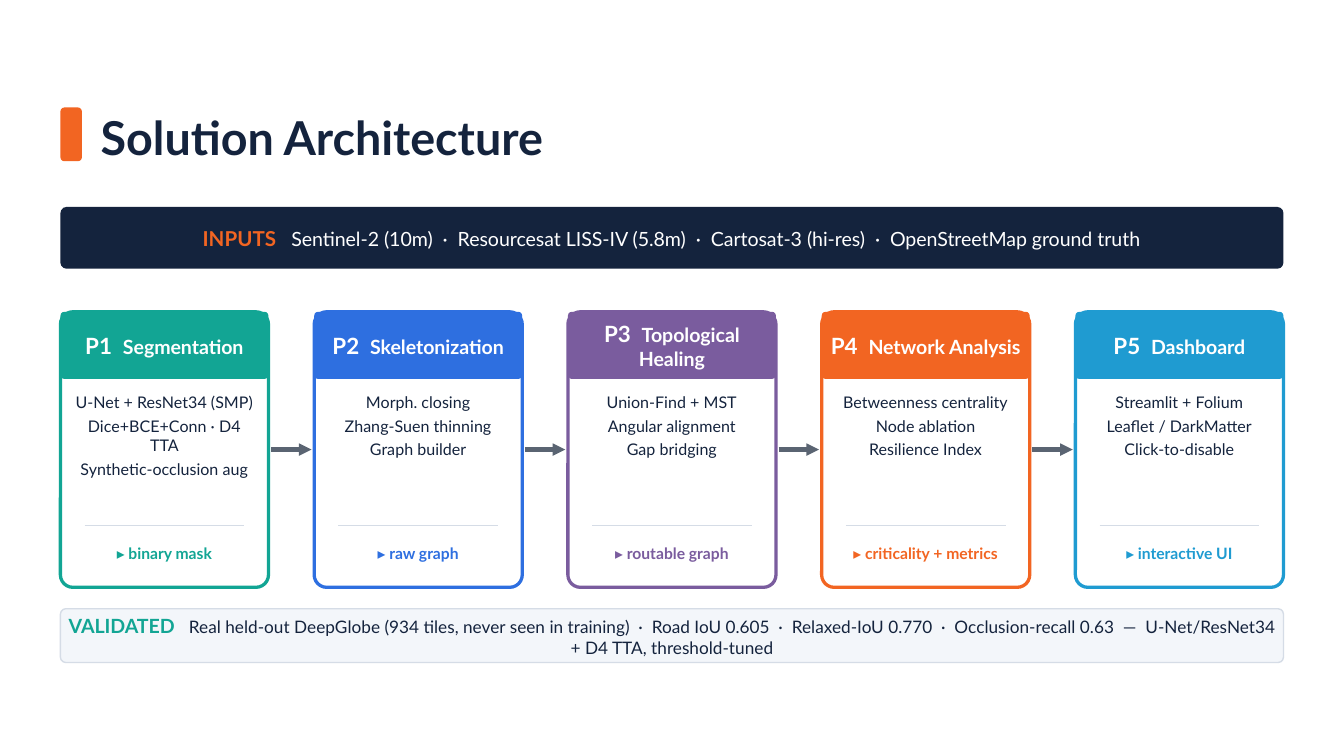
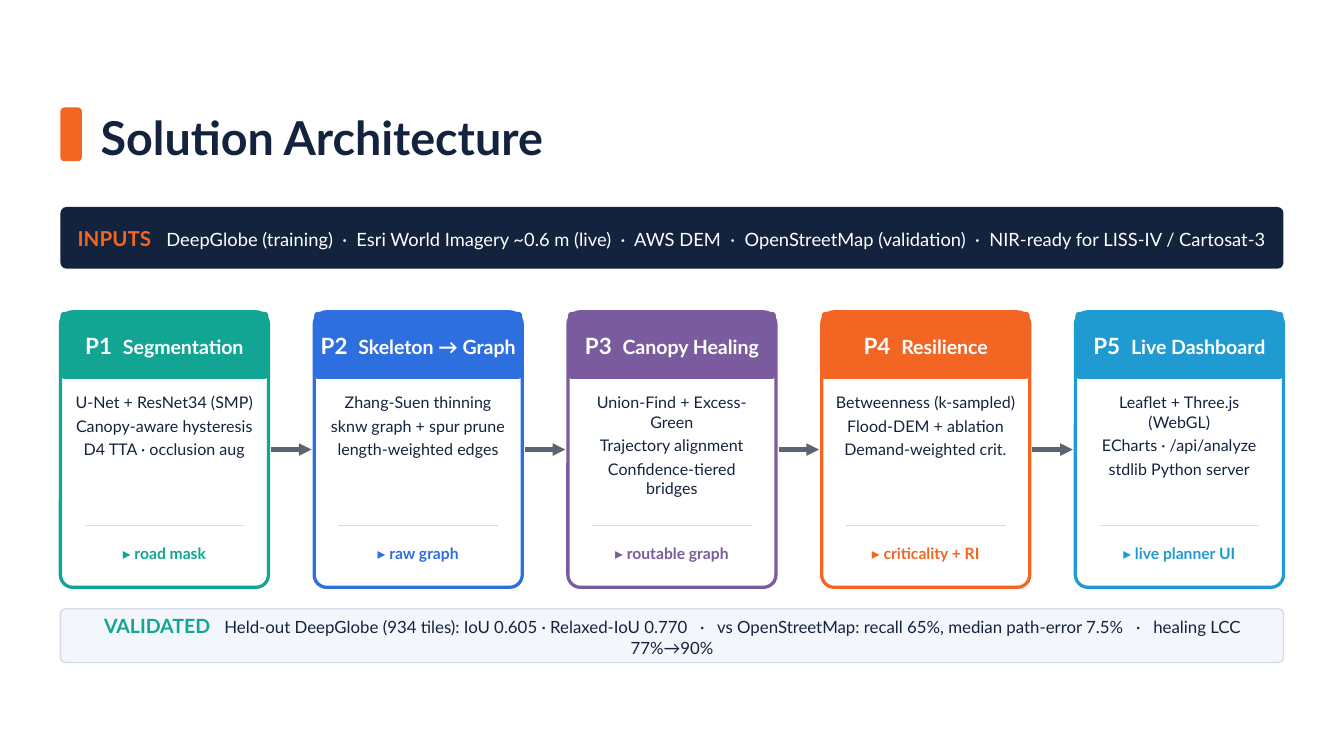
Before and after one commit to Viswas-R-Bhat/route-resilience, a slide deck: slide 7 of Escape_the_Matrix_ISRO_BAH_2026_PS4_Idea_Submission.pptx. Drawn at 1344x756 pixels with LibreOffice and Linux fonts; fonts in the diff are those of the drawing; background and template pictures are left out. Boxes give left, top, right and bottom in pixels: in the first picture for what was removed or moved away, otherwise in the second. Text is boxed around its words. In the diff, an @@ line names an element or a change of style, - is before the commit and + after.

```diff
--- a/Escape_the_Matrix_ISRO_BAH_2026_PS4_Idea_Submission.pptx
+++ b/Escape_the_Matrix_ISRO_BAH_2026_PS4_Idea_Submission.pptx
@@ text in rounded rectangle at (78, 231, 1265, 250): text changed; size 10.5 to 9.8 pt @@
-INPUTS Sentinel-2 (10m) · Resourcesat LISS-IV (5.8m) · Cartosat-3 (hi-res) · OpenStreetMap ground truth
+INPUTS DeepGlobe (training) · Esri World Imagery ~0.6 m (live) · AWS DEM · OpenStreetMap (validation) · NIR-ready for LISS-IV / Cartosat-3
@@ text in rounded rectangle at (321, 337, 516, 358): text changed @@
-P2 Skeletonization
+P2 Skeleton → Graph
@@ text in rounded rectangle at (585, 337, 759, 358): text changed @@
-P3 Topological Healing
+P3 Canopy Healing
@@ text in rounded rectangle at (864, 337, 988, 354): text changed @@
-P4 Network Analysis
+P4 Resilience
@@ text in rounded rectangle at (1093, 337, 1265, 354): text changed @@
-P5 Dashboard
+P5 Live Dashboard
@@ text at (366, 396, 470, 411): paragraph removed @@
-Morph. closing
@@ text at (597, 396, 747, 497): text changed @@
-Union-Find + MST
-Angular alignment
-Gap bridging
+Union-Find + Excess-Green
+Trajectory alignment
+Confidence-tiered bridges
@@ text at (836, 395, 1015, 458): text changed @@
-Betweenness centrality
-Node ablation
-Resilience Index
+Betweenness (k-sampled)
+Flood-DEM + ablation
+Demand-weighted crit.
@@ text at (1102, 396, 1257, 478): text changed @@
-Streamlit + Folium
-Leaflet / DarkMatter
-Click-to-disable
+Leaflet + Three.js (WebGL)
+ECharts · /api/analyze
+stdlib Python server
@@ text at (76, 420, 253, 458): text changed @@
-Dice+BCE+Conn · D4 TTA
-Synthetic-occlusion aug
+Canopy-aware hysteresis
+D4 TTA · occlusion aug
@@ text at (331, 420, 505, 458): text changed @@
-Graph builder
+sknw graph + spur prune
+length-weighted edges
@@ text at (134, 547, 206, 559): text changed @@
-▸ binary mask
+▸ road mask
@@ text at (884, 547, 980, 562): text changed @@
-▸ criticality + metrics
+▸ criticality + RI
@@ text at (1135, 547, 1235, 562): text changed @@
-▸ interactive UI
+▸ live planner UI
@@ text in rounded rectangle at (104, 619, 1240, 654): text changed; size 9.2 to 9 pt @@
-VALIDATED Real held-out DeepGlobe (934 tiles, never seen in training) · Road IoU 0.605 · Relaxed-IoU 0.770 · Occlusion-recall 0.63 — U-Net/ResNet34 + D4 TTA, threshold-tuned
+VALIDATED Held-out DeepGlobe (934 tiles): IoU 0.605 · Relaxed-IoU 0.770 · vs OpenStreetMap: recall 65%, median path-error 7.5% · healing LCC 77%→90%
```
Also in this commit, not shown: 5 other slides changed, 1 slide added, 1 slide removed, 1 other file.
